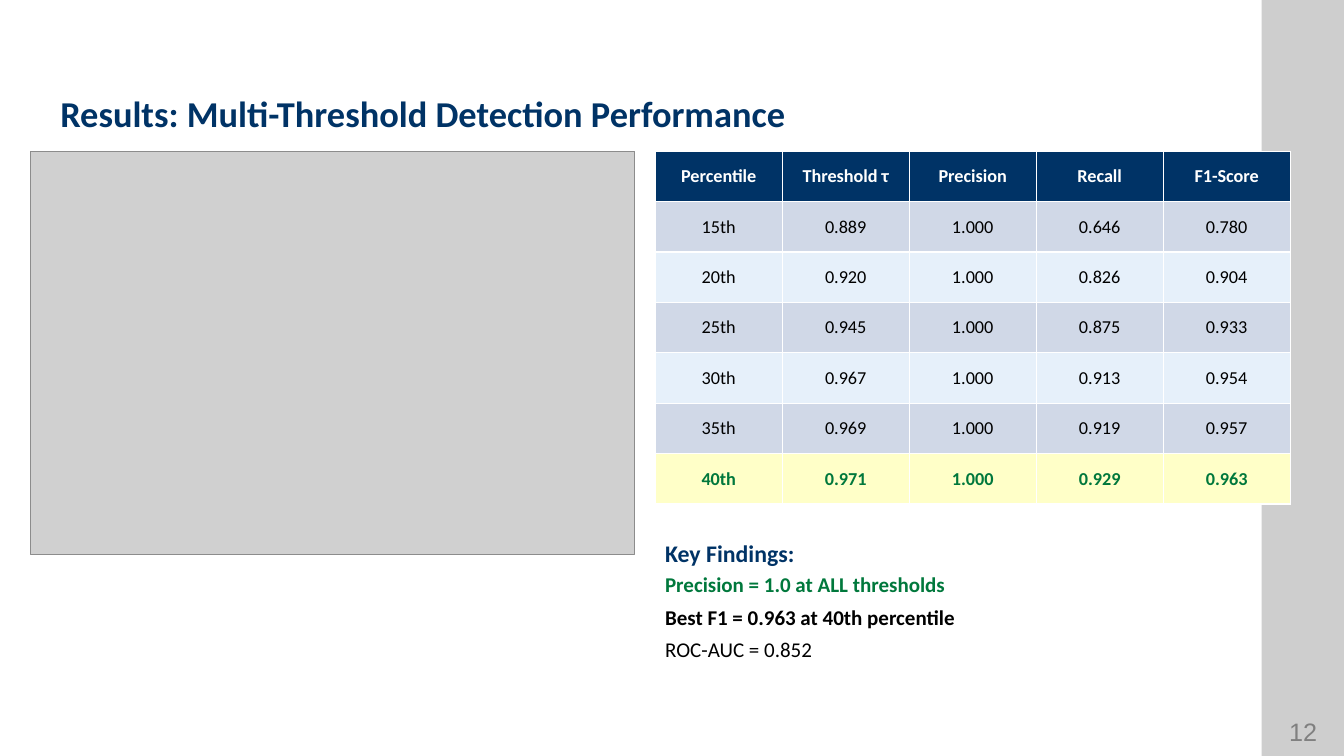
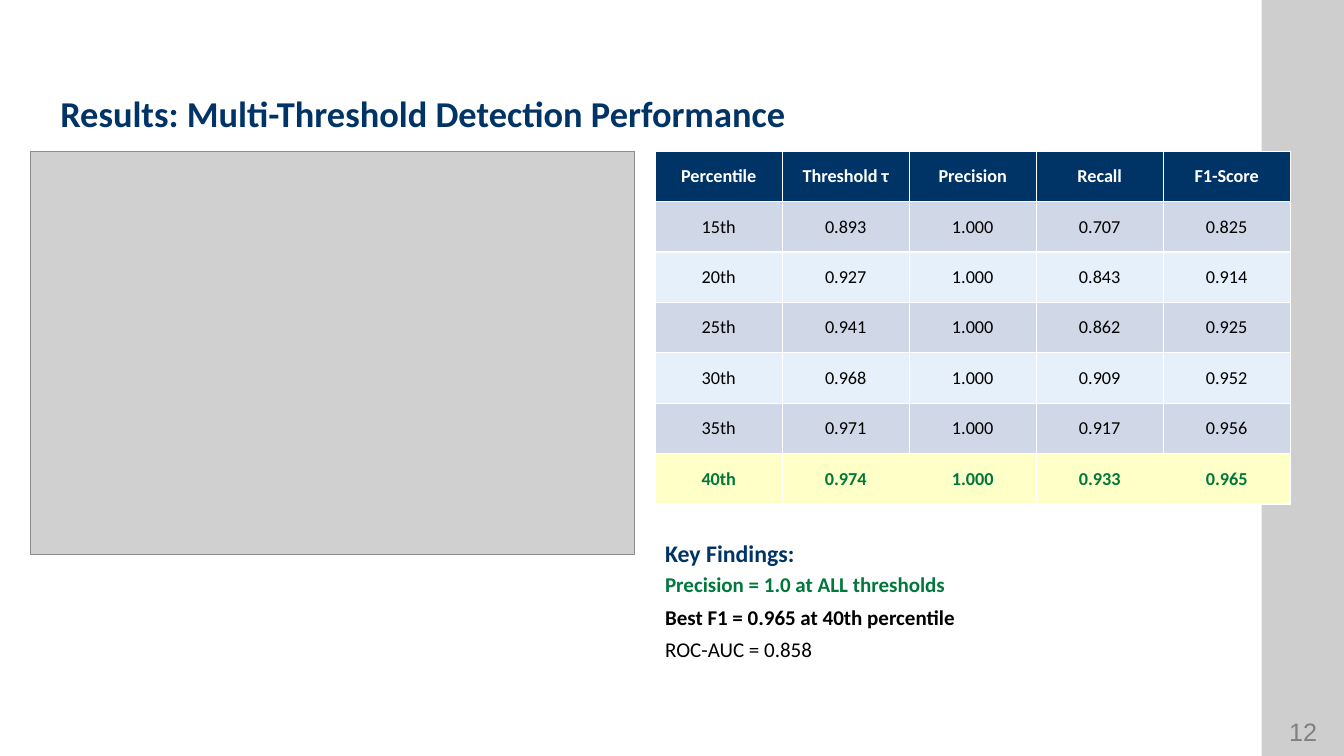
Before and after one commit to usernameyayg/Automotive-Sensors--Fault-Detection-and-Localization, a slide deck: slide 12 of thesis_report/Defense_Presentation.pptx. Drawn at 1344x756 pixels with LibreOffice and Linux fonts; fonts in the diff are those of the drawing; grey boxes stand for pictures; background and template pictures are left out. Boxes give left, top, right and bottom in pixels: in the first picture for what was removed or moved away, otherwise in the second. Text is boxed around its words. In the diff, an @@ line names an element or a change of style, - is before the commit and + after.

```diff
--- a/thesis_report/Defense_Presentation.pptx
+++ b/thesis_report/Defense_Presentation.pptx
@@ table at bbox=[655, 151, 1291, 504] @@
-row 2: 15th | 0.889 | 1.000 | 0.646 | 0.780
+row 2: 15th | 0.893 | 1.000 | 0.707 | 0.825
-row 3: 20th | 0.920 | 1.000 | 0.826 | 0.904
+row 3: 20th | 0.927 | 1.000 | 0.843 | 0.914
-row 4: 25th | 0.945 | 1.000 | 0.875 | 0.933
+row 4: 25th | 0.941 | 1.000 | 0.862 | 0.925
-row 5: 30th | 0.967 | 1.000 | 0.913 | 0.954
+row 5: 30th | 0.968 | 1.000 | 0.909 | 0.952
-row 6: 35th | 0.969 | 1.000 | 0.919 | 0.957
+row 6: 35th | 0.971 | 1.000 | 0.917 | 0.956
-row 7: 40th | 0.971 | 1.000 | 0.929 | 0.963
+row 7: 40th | 0.974 | 1.000 | 0.933 | 0.965
@@ text at bbox=[665, 610, 954, 657]: text changed @@
-Best F1 = 0.963 at 40th percentile
-ROC-AUC = 0.852
+Best F1 = 0.965 at 40th percentile
+ROC-AUC = 0.858
```
Also in this commit, not shown: 5 other slides changed, 8 other files.
